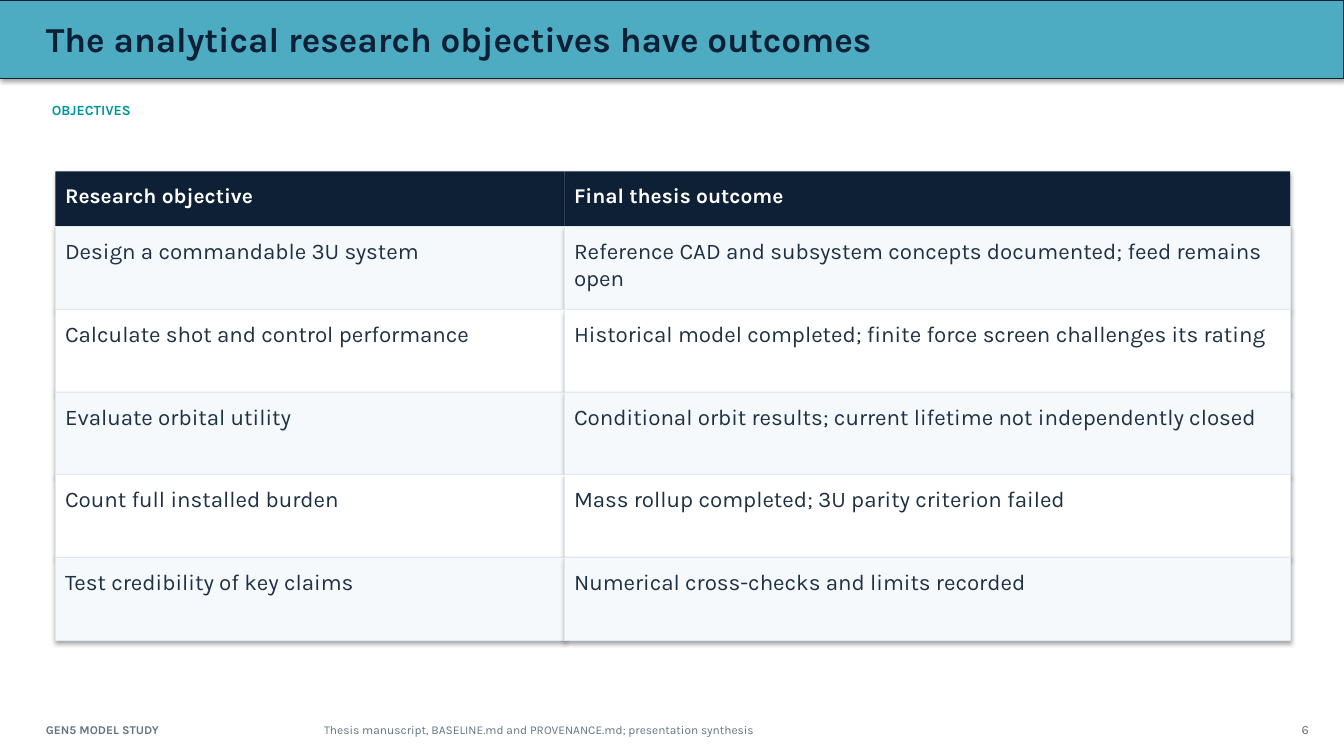
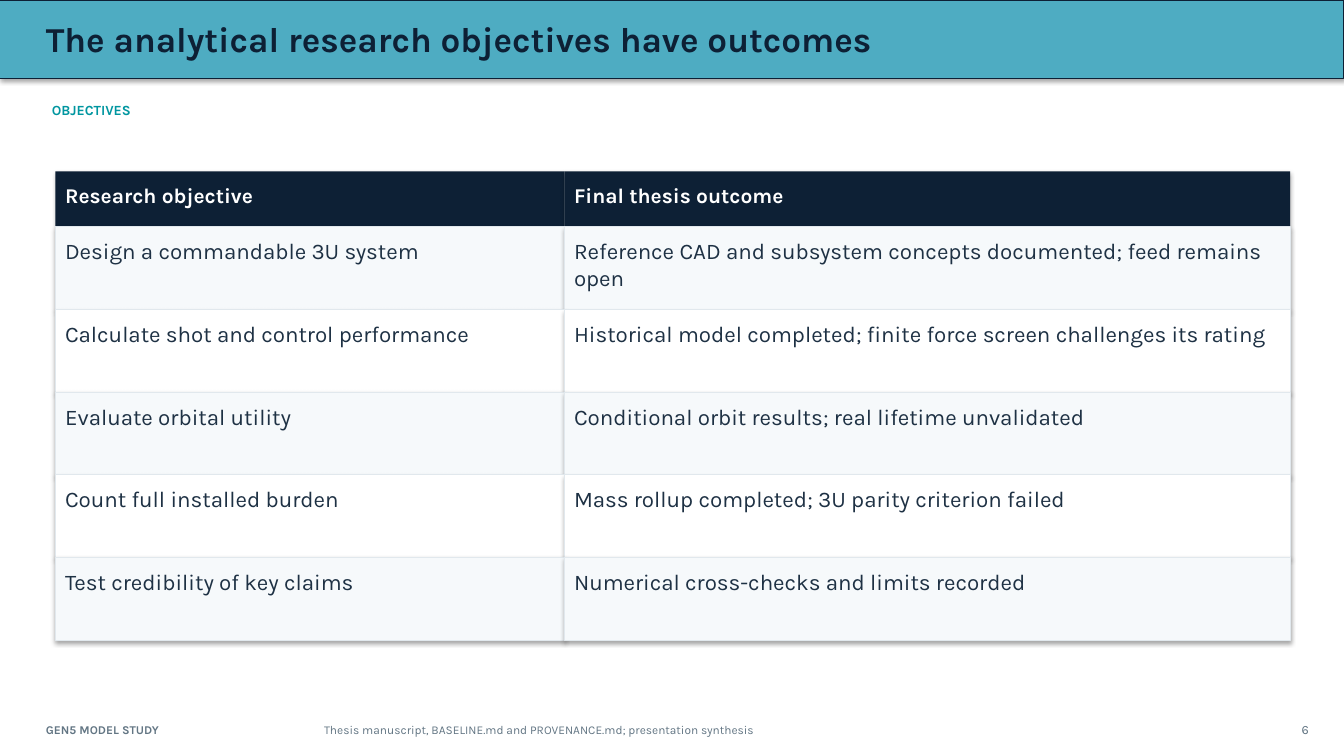
Before and after one commit to aaaaaaaaaaaavm/VOLLEY-thesis, a slide deck: slide 6 of university/final_review_2026_10_10/VOLLEY_Final_Review_2026-10-10.pptx. Drawn at 1344x756 pixels with LibreOffice and Linux fonts; fonts in the diff are those of the drawing. Boxes give left, top, right and bottom in pixels: in the first picture for what was removed or moved away, otherwise in the second. Text is boxed around its words. In the diff, an @@ line names an element or a change of style, - is before the commit and + after.

```diff
--- a/university/final_review_2026_10_10/VOLLEY_Final_Review_2026-10-10.pptx
+++ b/university/final_review_2026_10_10/VOLLEY_Final_Review_2026-10-10.pptx
@@ text at [574,409,1084,428]: text changed @@
-Conditional orbit results; current lifetime not independently closed
+Conditional orbit results; real lifetime unvalidated
```
Also in this commit, not shown: 3 other slides changed, 1 slide added, 59 other files.
